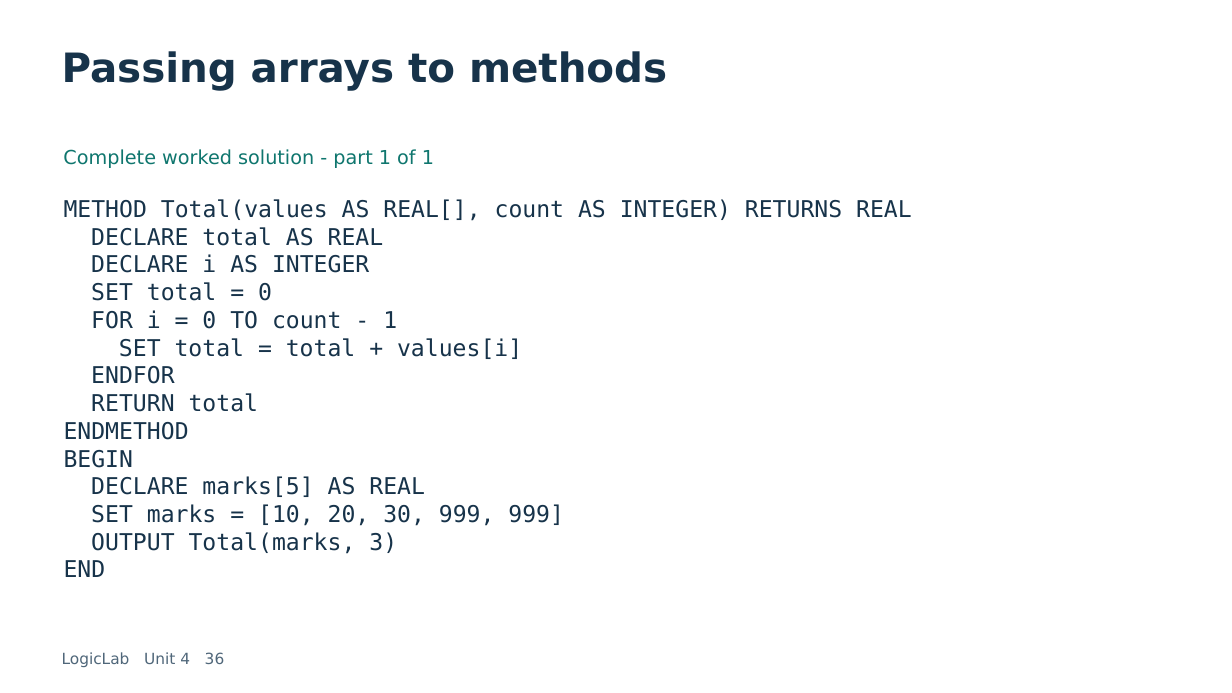
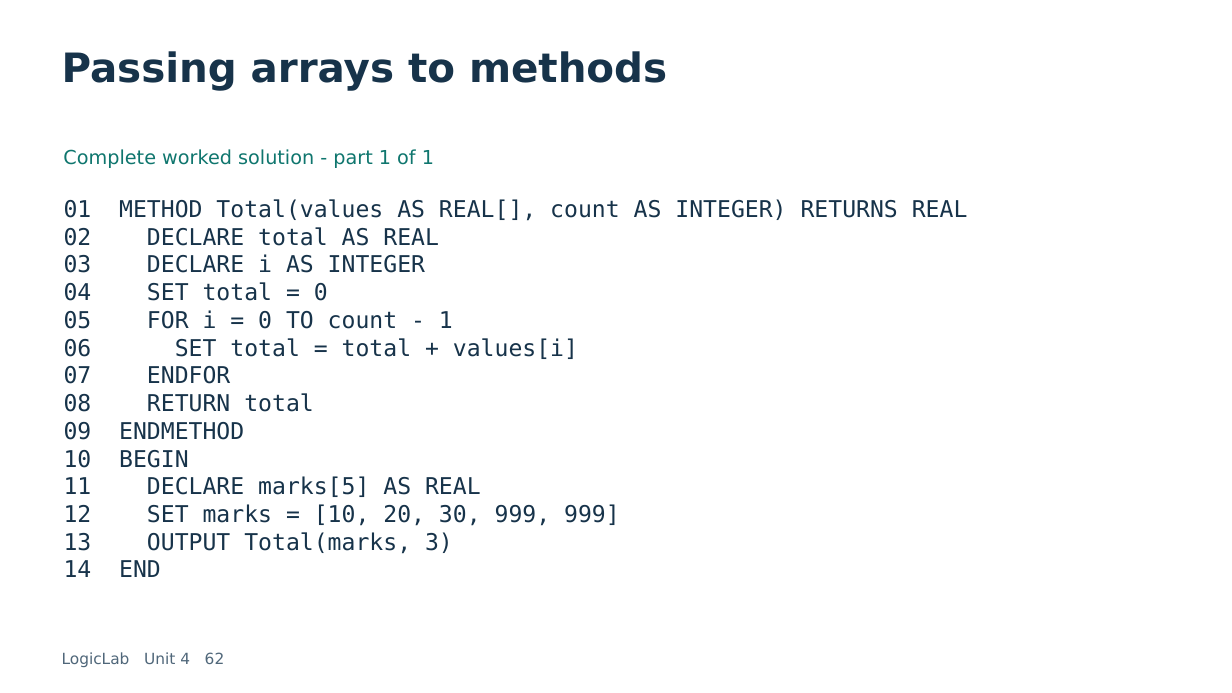
Before and after one commit to LEFA-2329/lefa-portfolio., a slide deck: slide 62 of dist/learn/downloads/logiclab-unit-4.pptx (slide 36 before the commit). Drawn at 1232x693 pixels with LibreOffice and Linux fonts; fonts in the diff are those of the drawing. Boxes give left, top, right and bottom in pixels: in the first picture for what was removed or moved away, otherwise in the second. Text is boxed around its words. In the diff, an @@ line names an element or a change of style, - is before the commit and + after.

```diff
--- a/dist/learn/downloads/logiclab-unit-4.pptx
+++ b/dist/learn/downloads/logiclab-unit-4.pptx
@@ text at [64, 199, 968, 577]: text changed @@
-METHOD Total(values AS REAL[], count AS INTEGER) RETURNS REAL
-DECLARE total AS REAL
-DECLARE i AS INTEGER
-SET total = 0
-FOR i = 0 TO count - 1
-SET total = total + values[i]
-ENDFOR
-RETURN total
-ENDMETHOD
-BEGIN
-DECLARE marks[5] AS REAL
-SET marks = [10, 20, 30, 999, 999]
-OUTPUT Total(marks, 3)
-END
+01 METHOD Total(values AS REAL[], count AS INTEGER) RETURNS REAL
+02 DECLARE total AS REAL
+03 DECLARE i AS INTEGER
+04 SET total = 0
+05 FOR i = 0 TO count - 1
+06 SET total = total + values[i]
+07 ENDFOR
+08 RETURN total
+09 ENDMETHOD
+10 BEGIN
+11 DECLARE marks[5] AS REAL
+12 SET marks = [10, 20, 30, 999, 999]
+13 OUTPUT Total(marks, 3)
+14 END
@@ text at [62, 652, 225, 667]: text changed @@
-LogicLab Unit 4 36
+LogicLab Unit 4 62
```
Also in this commit, not shown: 50 other slides changed, 41 slides added, 1 slide removed, 13 other files.
